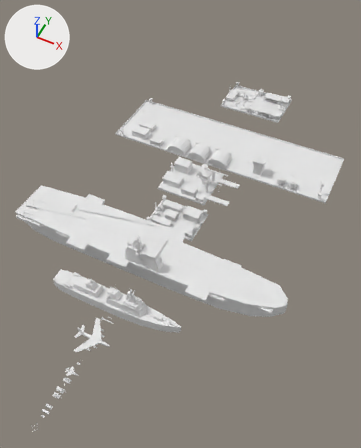
One commit to the Blender file models.blend: the scene before it, then after it.
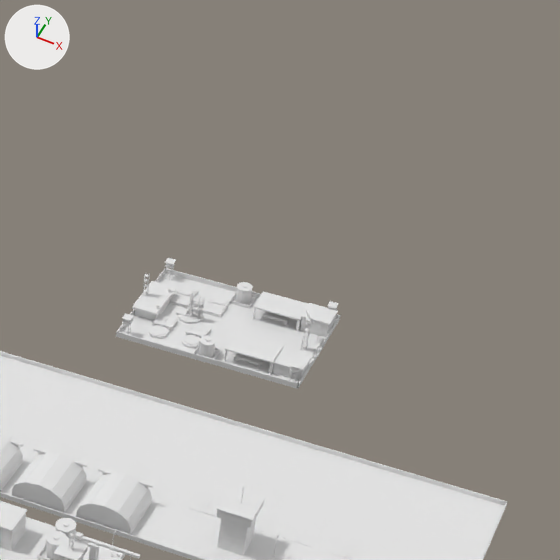
There are two pictures of each version: one whole from a 50 mm lens placed at (195.0, -90.0, 469.0), pointed at (-8.0, 316.0, -38.0), one close up on the part from 51% to 100% of the width and 0% to 40% of the height. Arrows for +X, +Y and +Z are at upper left; the lights stay in place. The older version's two pictures come first.

The first close-up shows '12_Base_Navy', '13_Base_Air', '16_Base_Missile'.
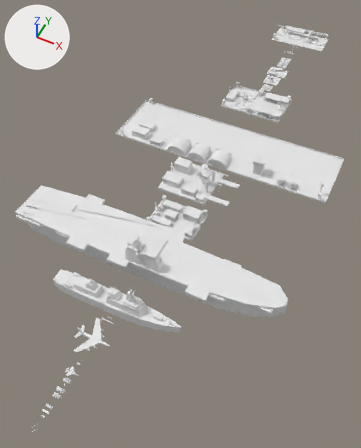
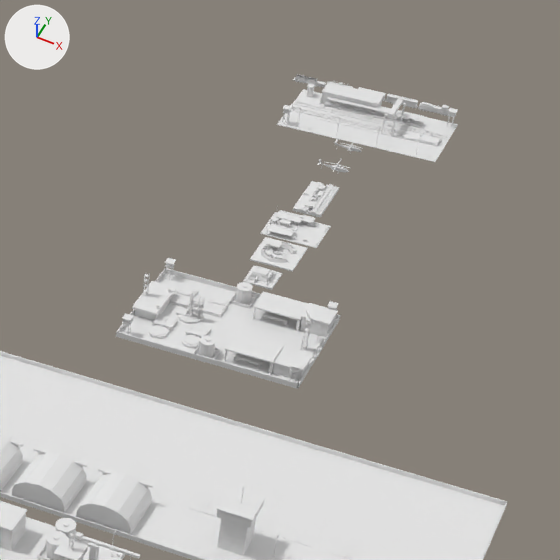
Where the change shows, as pixel boxes (x1, y1, x2, y2) in the close-ups (560 x 560 px):
'27_Rail_Yard', added: after (277, 83, 458, 162)
'23_Supply_Point', added: after (260, 210, 331, 248)
'22_Artillery_Position', added: after (250, 237, 308, 272)
    faces in mat_mil_earth (white #e7e7e7): (250, 237, 308, 272)
'24_Trench', added: after (293, 181, 339, 218)
    faces in mat_mil_earth (white #e7e7e7): (293, 181, 339, 218)
    faces in mat_mil_sand (white #e7e7e7): (299, 182, 333, 216)
'28_Freight_Train', added: after (293, 74, 449, 117)
    faces in mat_mil_olive_dk (white #e7e7e7): (293, 77, 449, 114)
    faces in mat_mil_olive (white #e7e7e7): (296, 74, 449, 109)
'21_Bunker', added: after (243, 266, 282, 290)
    faces in mat_mil_earth (white #e7e7e7): (246, 266, 278, 286)
    faces in mat_mil_sand (white #e7e7e7): (243, 266, 282, 290)
'25_Transport_Helo', added: after (317, 159, 351, 174)
'26_Attack_Helo', added: after (333, 139, 363, 152)

The change, as a diff of the scene's bpy script:
```diff
--- a/models.blend.py
+++ b/models.blend.py
@@ ob_24_trench @@
+ob_24_trench = bpy.data.objects.new('24_Trench', me_24_trench)  # 1660 vertices, 1270 faces; spans x -8.0..8.0, y -16.0..16.0, z 0.0..4.2; in mat_mil_earth (white #e7e7e7), mat_mil_sand (white #e7e7e7), mat_mil_timber (white #e7e7e7), mat_mil_black (white #e7e7e7), mat_mil_gunmetal (white #e7e7e7), mat_mil_olive_dk (white #e7e7e7)
+ob_24_trench.location = (0.0, 706.0, 0.0)
@@ ob_23_supply_point @@
+ob_23_supply_point = bpy.data.objects.new('23_Supply_Point', me_23_supply_point)  # 1908 vertices, 1864 faces; spans x -16.0..16.0, y -12.0..12.0, z 0.0..6.3; in mat_mil_earth (white #e7e7e7), mat_mil_concrete (white #e7e7e7), mat_mil_asphalt (white #e7e7e7), mat_mil_olive_lt (white #e7e7e7), mat_mil_timber (white #e7e7e7), mat_mil_olive_dk (white #e7e7e7), mat_mil_olive (white #e7e7e7), mat_mil_gunmetal (white #e7e7e7), mat_mil_hull_red (white #e7e7e7), mat_mil_steel_lt (white #e7e7e7), mat_mil_roof (white #e7e7e7), mat_mil_glass (white #e7e7e7), mat_mil_sand (white #e7e7e7)
+ob_23_supply_point.location = (0.0, 672.0, 0.0)
@@ ob_22_artillery_position @@
+ob_22_artillery_position = bpy.data.objects.new('22_Artillery_Position', me_22_artillery_position)  # 812 vertices, 760 faces; spans x -12.0..12.0, y -12.0..12.0, z 0.0..3.6; in mat_mil_earth (white #e7e7e7), mat_mil_sand (white #e7e7e7), mat_mil_concrete (white #e7e7e7), mat_mil_olive (white #e7e7e7), mat_mil_rubber (white #e7e7e7), mat_mil_steel (white #e7e7e7), mat_mil_gunmetal (white #e7e7e7), mat_mil_hull_red (white #e7e7e7), mat_mil_timber (white #e7e7e7), mat_mil_olive_dk (white #e7e7e7), mat_mil_black (white #e7e7e7), mat_mil_olive_lt (white #e7e7e7)
+ob_22_artillery_position.location = (0.0, 645.0, 0.0)
@@ ob_21_bunker @@
+ob_21_bunker = bpy.data.objects.new('21_Bunker', me_21_bunker)  # 564 vertices, 444 faces; spans x -8.0..8.0, y -8.0..8.0, z 0.0..5.3; in mat_mil_sand (white #e7e7e7), mat_mil_concrete (white #e7e7e7), mat_mil_earth (white #e7e7e7), mat_mil_black (white #e7e7e7), mat_mil_gunmetal (white #e7e7e7)
+ob_21_bunker.location = (0.0, 620.0, 0.0)
@@ ob_28_freight_train @@
+ob_28_freight_train = bpy.data.objects.new('28_Freight_Train', me_28_freight_train)  # 2876 vertices, 2922 faces; spans x -57.6..42.3, y -1.8..1.8, z 0.0..5.2; in mat_mil_gunmetal (white #e7e7e7), mat_mil_olive_dk (white #e7e7e7), mat_mil_glass (white #e7e7e7), mat_mil_olive (white #e7e7e7), mat_mil_black (white #e7e7e7), mat_mil_steel_lt (white #e7e7e7), mat_mil_white (white #e7e7e7), mat_mil_hull_red (white #e7e7e7), mat_mil_olive_lt (white #e7e7e7), mat_mil_timber (white #e7e7e7)
+ob_28_freight_train.location = (0.0, 832.0, 0.0)
@@ ob_27_rail_yard @@
+ob_27_rail_yard = bpy.data.objects.new('27_Rail_Yard', me_27_rail_yard)  # 1718 vertices, 1377 faces; spans x -48.0..48.0, y -24.0..24.0, z 0.0..13.7; in mat_mil_earth (white #e7e7e7), mat_mil_concrete (white #e7e7e7), mat_mil_white (white #e7e7e7), mat_mil_sand (white #e7e7e7), mat_mil_timber (white #e7e7e7), mat_mil_steel_lt (white #e7e7e7), mat_mil_gunmetal (white #e7e7e7), mat_mil_yellow (white #e7e7e7), mat_mil_roof (white #e7e7e7), mat_mil_olive_dk (white #e7e7e7), mat_mil_black (white #e7e7e7), mat_mil_olive (white #e7e7e7), mat_mil_glass (white #e7e7e7), mat_mil_hull_red (white #e7e7e7)
+ob_27_rail_yard.location = (0.0, 800.0, 0.0)
@@ ob_26_attack_helo @@
+ob_26_attack_helo = bpy.data.objects.new('26_Attack_Helo', me_26_attack_helo)  # 1192 vertices, 1160 faces; spans x -9.8..7.8, y -7.0..7.0, z 0.0..4.9; in mat_mil_olive_dk (white #e7e7e7), mat_mil_gunmetal (white #e7e7e7), mat_mil_glass (white #e7e7e7), mat_mil_black (white #e7e7e7), mat_mil_white (white #e7e7e7), mat_mil_steel (white #e7e7e7), mat_mil_rubber (white #e7e7e7), mat_mil_steel_lt (white #e7e7e7)
+ob_26_attack_helo.location = (0.0, 765.0, 0.0)
@@ ob_25_transport_helo @@
+ob_25_transport_helo = bpy.data.objects.new('25_Transport_Helo', me_25_transport_helo)  # 580 vertices, 564 faces; spans x -11.0..8.5, y -7.9..7.9, z 0.0..5.4; in mat_mil_olive (white #e7e7e7), mat_mil_olive_dk (white #e7e7e7), mat_mil_glass (white #e7e7e7), mat_mil_black (white #e7e7e7), mat_mil_steel (white #e7e7e7), mat_mil_rubber (white #e7e7e7), mat_mil_steel_lt (white #e7e7e7), mat_mil_gunmetal (white #e7e7e7)
+ob_25_transport_helo.location = (0.0, 740.0, 0.0)
```
